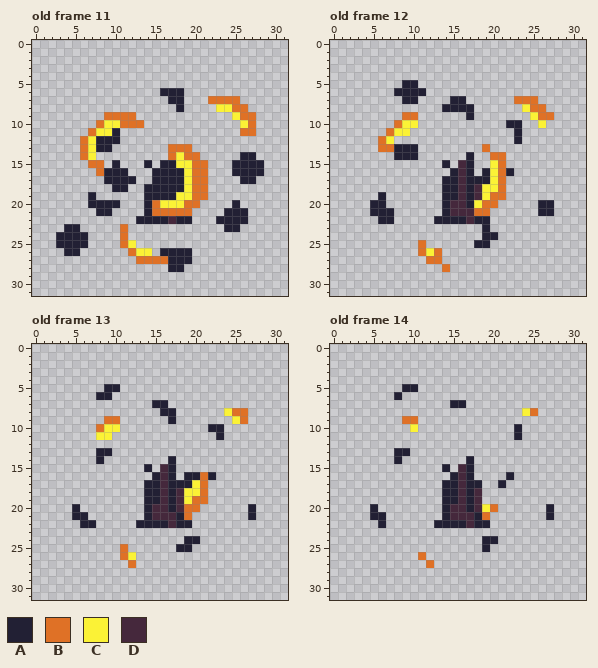
Edited in one commit: pixel-art file (source_data/aseprite/explosion.aseprite). This is how it looked before the edit.
32x32 pixels, 23 frames. Shown: old frame 11, old frame 12, old frame 13, old frame 14. The commit also changed other frames, which this record leaves out.
Visible layers, top first: "Blast", "Smoke", "Tree".
Palette (. is transparent): A #222034  B #df7126  C #fbf236  D #45283c
Pixels before, old frame 11, first column x 3:
 6 .............AAA..........
 7 ..............AA...BBBB...
 8 ...............A....CCBB..
 9 ......BBBB............CBB.
10 .....BCCBBB............CB.
11 ....BCCA...............BB.
12 ...BCAAA..................
13 ...BCAA.......BBB.........
14 ...BC.........BCBB.....AA.
15 ....BB.A...A.AACCBB...AAAA
16 .....BAAA...AAAACBB...AAAA
17 ......AAAA..AAAACBB....AA.
18 .......AA..AAAAACBB.......
19 ....A......AAAACCBB.......
20 ....AAAA...ABCCCBB....A...
21 .....AA....ABBBBB....AAA..
22 ..........AAAADAA...AAAA..
23 .AA.....B............AA...
24 AAAA....B.................
25 AAAA....BC................
26 .AA......BCC.AAAA.........
27 ..........BBBBAAA.........
28 ..............AA..........
Pixels before, old frame 12, first column x 5:
 5 ....AA.................
 6 ...AAAA................
 7 ....AA....AA......BBB..
 8 .........AAAA......CBB.
 9 ....BB......A.......CBB
10 ...BCC...........AA..C.
11 ..BCC.............A....
12 .BC...............A....
13 .BBAAA........B........
14 ...AAA......A..BB......
15 .........A.DA..CB......
16 ..........ADA.ACBA.....
17 .........AADAAACB......
18 .........AADADCCB......
19 .A.......AADADCBB......
20 AA.......ADDACBB.....AA
21 AAA......ADDDBB......AA
22 .AA.....AAAADAA........
23 ..............A........
24 ..............AA.......
25 ......B......AA........
26 ......BCB..............
27 .......BB..............
28 .........B.............
Pixels before, old frame 13, first column x 5:
 5 ....AA.................
 6 ...AA..................
 7 ..........AA...........
 8 ...........AA......CBB.
 9 ....BB......A.......CB.
10 ...BCC...........AA....
11 ...CC.............A....
12 .......................
13 ...AA..................
14 ...A........A..........
15 .........A.DA..........
16 ..........ADA.AABA.....
17 .........AADAAACB......
18 .........AADADCCB......
19 .........AADADCBB......
20 A........ADDADBB......A
21 AA.......ADDDAB.......A
22 .AA.....AAAADAA........
23 .......................
24 ..............AA.......
25 ......B......AA........
26 ......BC...............
27 .......B...............
Pixels before, old frame 14, first column x 5:
 5 ....AA.................
 6 ...A...................
 7 ..........AA...........
 8 ...................CB..
 9 ....BB.................
10 .....C............A....
11 ..................A....
12 .......................
13 ...AA..................
14 ...A........A..........
15 .........A.DA..........
16 ..........ADA....A.....
17 .........AADAA..A......
18 .........AADAD.........
19 .........AADAD.........
20 A........ADDADCB......A
21 AA.......ADDDAB.......A
22 .A......AAAADAA........
23 .......................
24 ..............AA.......
25 ..............A........
26 ......B................
27 .......B...............
After the commit:
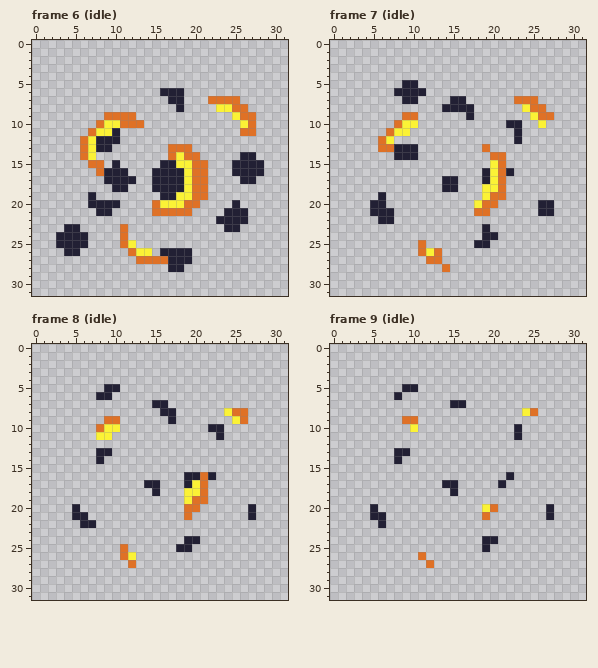
A new or re-ordered frame is compared with the old frame closest to it.
The edit:
layer "Tree" removed
frames re-ordered
Frame 6 (idle) against old frame 11:
Colour A is gone in row 15 at x 14; in row 18 at x 14; in row 19 at x 14 to 15; in rows 20 to 21 at x 14; in row 22 at x 13 to 16 and 18 to 19.
Colour D is gone in row 22 at x 17.
Frame 7 (idle) against old frame 12:
Colour A is gone in row 14 at x 17; in row 15 at x 14 and 17; in row 16 at x 15 and 17; in row 17 at x 17 to 18; in row 18 at x 17; in row 19 at x 14 to 15 and 17.
Colour A is gone in row 20 at x 14 and 17; in row 21 at x 14; in row 22 at x 13 to 16 and 18 to 19.
Colour D is gone in rows 15 to 17 at x 16; in rows 18 to 19 at x 16 and 18; in row 20 at x 15 to 16; in row 21 at x 15 to 17; in row 22 at x 17.
Frame 8 (idle) against old frame 13:
Colour A is gone in row 14 at x 17; in row 15 at x 14 and 17; in row 16 at x 15 and 17; in row 17 at x 17 to 18; in row 18 at x 14 and 17; in row 19 at x 14 to 15 and 17.
Colour A is gone in row 20 at x 14 and 17; in row 21 at x 14 and 18; in row 22 at x 13 to 16 and 18 to 19.
Colour D is gone in rows 15 to 17 at x 16; in rows 18 to 19 at x 16 and 18; in row 20 at x 15 to 16 and 18; in row 21 at x 15 to 17; in row 22 at x 17.
Frame 9 (idle) against old frame 14: the same change as frame 8 (idle)
